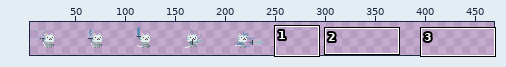
Edited in one commit: sprite sheet (assets/player/attack_1.png). The picture above shows the old version from afar; the outline marks the close-up.
Close-up. Earlier state:
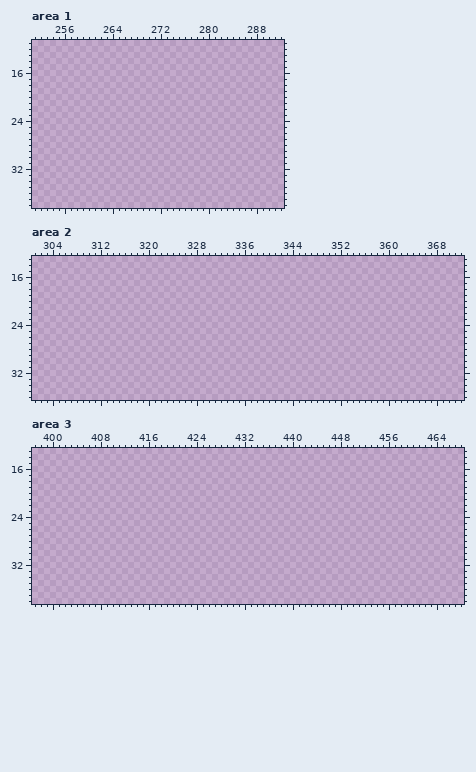
The file is 480x48 pixels. Pixels under 10% opacity are left out. Colours within 5 levels of each other are drawn and written as one. Shown: area 1: x 251..292, y 11..38; area 2: x 301..372, y 13..36; area 3: x 397..468, y 13..38. The wide view leaves out empty margins.
The result:
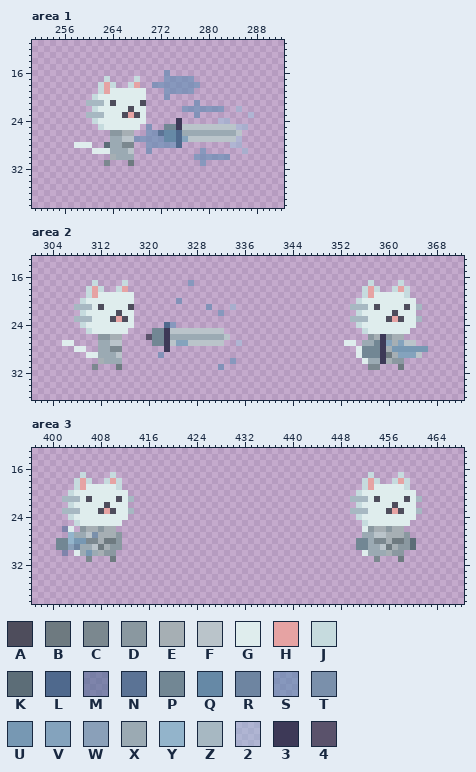
Palette (. is transparent): A #4e4d5c  B #6e7a80  C #7b888f  D #8a98a0  E #a6afb4  F #bac4ca  G #dfeded  H #e6a3a3  J #c6dbde  K #5c6d77  L #4f698d  M #4d6a9496  N #5b7395  P #728794  Q #6689a6  R #6e85a1  S #5d8bb396  T #7a90ab  U #7798b3  V #84a3bd  W #8aa0b9  X #9baab3  Y #93b4cb  Z #a7b8c2  2 #99c2db78  3 #3d3957  4 #5a526b
The commit says: fix(manage_attack) remove return anim
Diff:
Changed rows in their new state; - is an unchanged pixel.
Area 1:
first column x 258:
16 ---------------S--------------
17 -----J----J----SSSSS----------
18 ----JHJ--JH--SSSSSSSS---------
19 ----JHGGGGGG---SSSSS----------
20 ---JGGGGGGGG---S--------------
21 --ZZZGAGGGGA--------S---------
22 ---JGGGGGAGG------SSSSSSS--2--
23 --ZZZGGGAHAG--------S--------2
24 ---JGGGGGGGG-----3------22----
25 ----JGGGGGG-S--PP3FFFFFFFFF22-
26 ------DDEE--SSNQQLXXXXXXXXXF--
27 ------XXFFSSSSSQQLVFFFFFFFF2--
28 GGG--KXXCC--SSSSSL--------22--
29 ---GGGXXXF--S--------S------2-
30 ------EXXX----------SSSSSS----
31 -----C---B-----------S--------
Area 2:
first column x 306:
17 -----J----J----------S-----------------------------J----J----
18 ----JHJ--JH---------------------------------------JHJ--JHJ---
19 ----JHGGGGGG--------------------------------------JHGGGGGJ---
20 ---JGGGGGGGG-------S-----------------------------JGGGGGGGGG--
21 --ZZZGAGGGGA------------S---2-------------------ZZZGAGGGGAGZ-
22 ---JGGGGGAGG--------------S----------------------JGGGGGAGGG--
23 --ZZZGGGAHAG------------------------------------ZZZGGGAHAGGZ-
24 ---JGGGGGGGG-----LS------------------------------JGGGGGGGGG--
25 ----JGGGGGG----PP3FFFFFFFFF-----------------------JGGGGGGG---
26 ------DDEE----4PP3XXXXXXXXXF-----------------------DE3DEE----
27 GG----XXFF-----PP3FVVFFFFFF--2-----------------GG-XXP3VEVFF--
28 --GG--XXCC-------3-------------------------------GPPP3EUUUUUU
29 ----GGXXXF------S--------------------------------GPPP3BEVVVF-
30 ------EXXX------------------S---------------------GXX3EDD----
31 -----C---B----------------S------------------------CC---B----
Area 3:
first column x 401:
17 ----J----J------------------------------------------J----J---
18 ---JHJ--JHJ----------------------------------------JHJ--JHJ--
19 ---JHGGGGGJ----------------------------------------JHGGGGGJ--
20 --JGGGGGGGGG--------------------------------------JGGGGGGGGG-
21 -ZZZGAGGGGAGZ------------------------------------ZZZGAGGGGAGZ
22 --JGGGGGAGGG--------------------------------------JGGGGGAGGG-
23 -ZZZGGGAHAGGZ------------------------------------ZZZGGGAHAGGZ
24 --JGGGGGGGGG--------------------------------------JGGGGGGGGG-
25 ---JGGGGGGG----------------------------------------JGGGGGGG--
26 -MG-DEEDEE-----------------------------------------GDEEDEE---
27 --YXXFTEEED----------------------------------------XXFFEEED--
28 PPYUUCCEBBD---------------------------------------PPXCCEBBDK-
29 PPWRXXFBEDD---------------------------------------PPXXFBEDDK-
30 -M-GXUXEDD-----------------------------------------GXXXEDD---
31 -----C---B-------------------------------------------C---B---
Changed places in both close-ups, as pixel boxes (x1, y1, x2, y2):
added: (74, 70, 254, 166)
added: (62, 280, 242, 370)
added: (344, 280, 428, 370)
added: (56, 472, 134, 562)
added: (350, 472, 422, 562)
